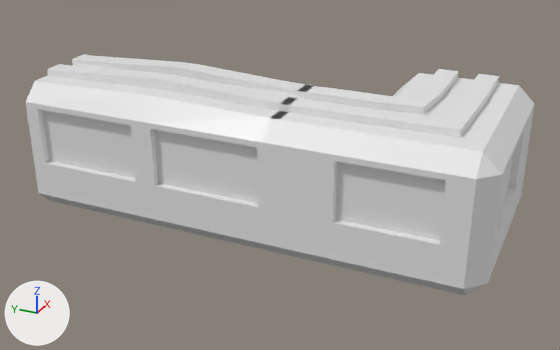
Renders of the Blender file Blender/Connector_L.blend from each side of a commit.
Both versions are drawn from a 50 mm lens placed at (-9.4, -2.03, 4.53), pointed at (0.33, 2.34, -0.33). Arrows for +X, +Y and +Z are at lower left; the lights stay in place.
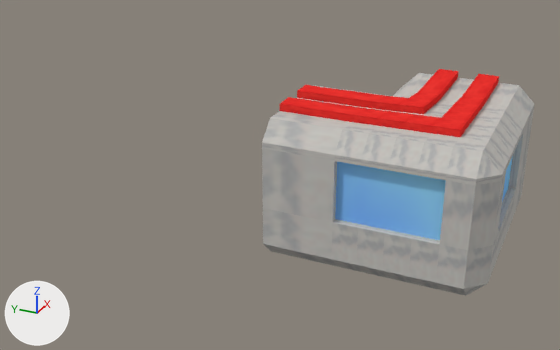
The change, as a list of edits to the scene's bpy script:
```text
Add img_colourspaint_png:
    img_colourspaint_png = load_image('ColoursPaint.png', 'ColoursPaint.png', 512, 512, 'sRGB')
Add mat_colours:
    mat_colours = diffuse_material('Colours')
    mat_colours.texture = img_colourspaint_png
Change me_cube_002:
    where me_cube_002.from_pydata(...)  # 216 vertices, 197 faces; spans x -1.0..2.0, y -1.0..2.0, z -1.0..1.1
    used by ob_cube; location = (0.0, 0.0, 0.0)
    me_cube_002 part 1: texture (UV) coordinates of 197 of 197 faces, centred in x -1.0..2.0, y -1.0..2.0, z -1.0..1.1, changed; they spanned u 0.12..0.88, v 0.0..1.0 and now span u 0.15..0.23, v 0.76..0.98
    add me_cube_002.materials.append(mat_colours)  # picture img_colourspaint_png
Remove ob_cube_001:
    ob_cube_001 = bpy.data.objects.new('Cube.001', me_cube_001)
    ob_cube_001.location = (0.0, 3.87, 0.0)
    ob_cube_001.rotation_euler = (0.0, 0.0, 1.571)  # degrees (0, 0, 90)
    ob_cube_001.scale = (2.0, 1.0, 1.0)
```

Location of each change, (x1, y1, x2, y2) in pixels of the pictures (560 x 350 px):
'Cube', recoloured, surface changed: (262, 69, 534, 296) in both
'Cube.001', deleted: before (26, 54, 320, 251)
